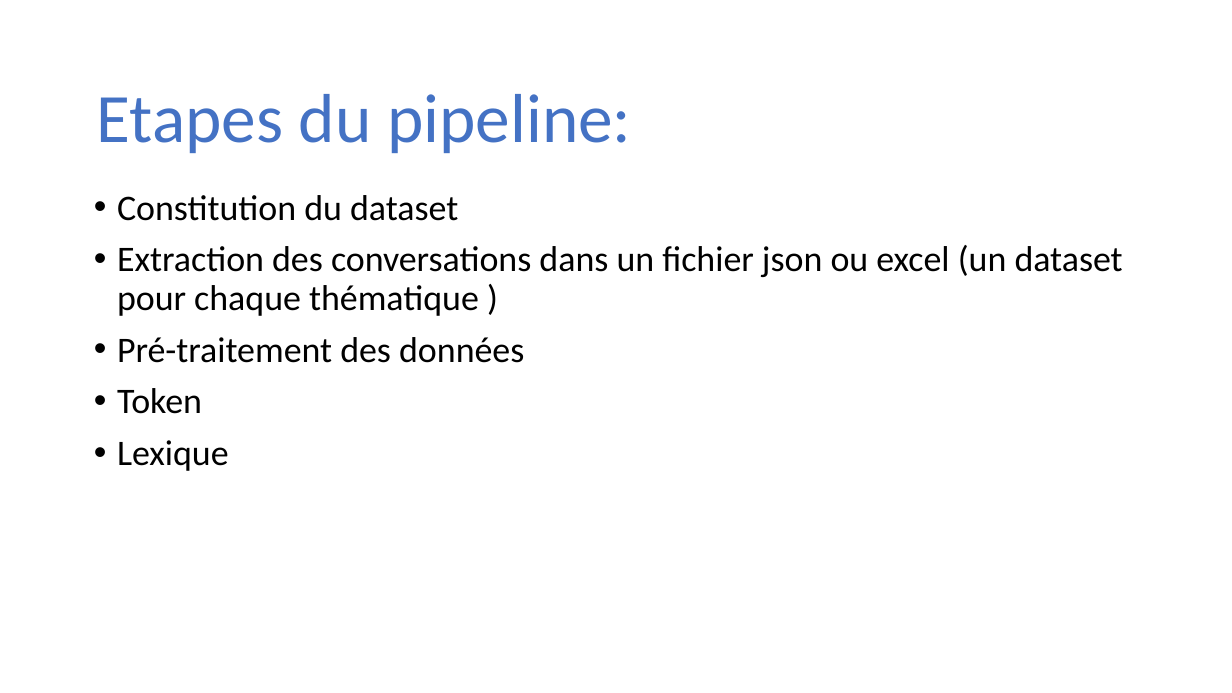
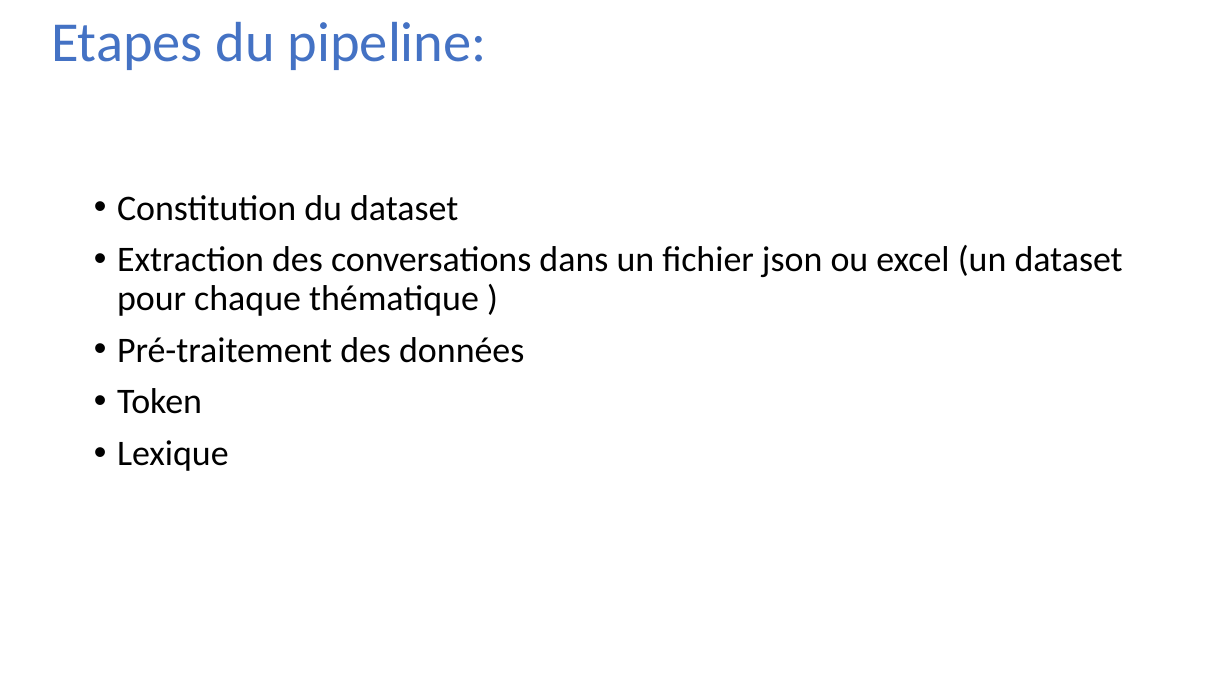
Before and after one commit to konatesouley/Analyse_d_opinion, a slide deck: slide 7 of analyse_textuelle.pptx (slide 6 before the commit). Drawn at 1232x693 pixels with LibreOffice and Linux fonts; fonts in the diff are those of the drawing. Boxes give left, top, right and bottom in pixels: in the first picture for what was removed or moved away, otherwise in the second. Text is boxed around its words. In the diff, an @@ line names an element or a change of style, - is before the commit and + after.

```diff
--- a/analyse_textuelle.pptx
+++ b/analyse_textuelle.pptx
@@ text "Etapes du pipeline:" moved from (x1=97, y1=94, x2=631, y2=153) to (x1=51, y1=22, x2=487, y2=70) @@
@@ text "Etapes du pipeline:" at (x1=51, y1=22, x2=487, y2=70): size 54 to 44 pt @@
```
Also in this commit, not shown: 2 slides added.
